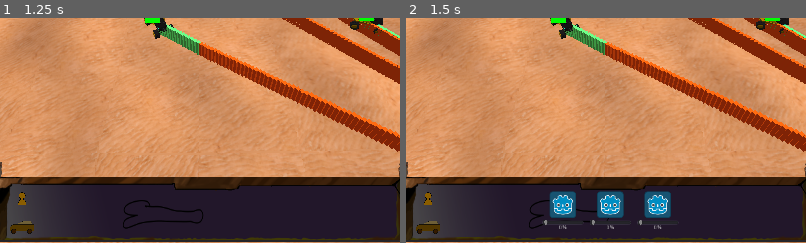
Above: before the commit, frames 1-2 (left to right).
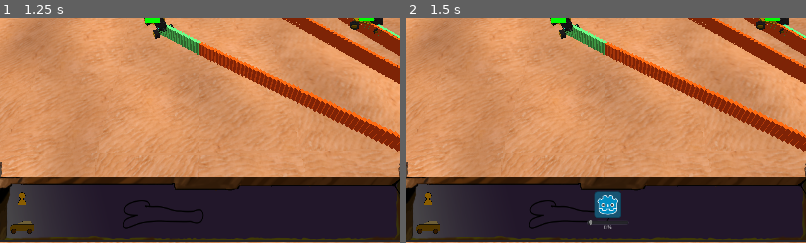
Above: after the commit, the same moments.

Repository: RealmHost002/game_about_desert_and_corovans
Game: Godot game, scene res://main.tscn
The game is run twice, just before and just after one commit, with the same random seed, the same clock (stepped at 60 frames per second) and the same inputs. The engine's default icon, where the game draws it, is replaced by a stand-in: a white triangle on a blue panel in a dark square.
Inputs (mouse positions are % of the whole screen's width and height, from its top left):
- Up to frame 1 (1.25 s): click (44, 3) at 0.52 s
- Up to frame 2 (1.5 s): click (44, 3) at 1.27 s
The pictures show only the part of the screen within x 25-75%, y 50-100%; the shares and areas given below are measured in that part.

Frame 1 is identical in both runs. In frame 2, 2.2% of the frame differs, in the area x 34-67%, y 76-94%.
Error in both runs: Attempt to call function 'get_node' in base 'null instance' on a null instance. (res://gui/TopIcon.gd:34)

Commit message:
some impruves in weaponIcons

Diff:
--- a/gui/GUI.gd
+++ b/gui/GUI.gd
@@ -33,7 +33,10 @@
 		var WeaponIconScene = load("res://gui/weaponIcon.tscn").instance()
 		get_node("HBoxContainer2/weaponContainer").add_child(WeaponIconScene)
 		WeaponIconScene.selectedWeapon = counter
-		print(str(counter) + "chlen")
+		WeaponIconScene.set_normal_texture(i.image_path)
+		if not i.have_slider:
+			WeaponIconScene.get_node("HSlider").hide()
+
 		counter += 1
 
 
--- a/gui/TopIcon.gd
+++ b/gui/TopIcon.gd
@@ -33,5 +33,3 @@
 
 		get_node("../../HBoxContainer2/weaponContainer").get_child(c).get_node("HSlider").value = slider
 		c += 1
-
-	pass # Replace with function body.
--- a/gui/weaponIcon.gd
+++ b/gui/weaponIcon.gd
@@ -6,6 +6,7 @@
 # var b = "text"
 var selectedWeapon = 0
 var selectedCar
+var is_pressable
 # Called when the node enters the scene tree for the first time.
 func _ready():
 	pass # Replace with function body.
@@ -17,6 +18,7 @@
 
 
 func _on_Node2D_pressed():
-	if constants.selectedCar:
+	is_pressable = constants.selectedCar.get_node("body/weapons").get_child(selectedWeapon).is_pressable
+	if constants.selectedCar and is_pressable:
 		constants.selectedCar.ability_used(selectedWeapon)
 	pass # Replace with function body.
